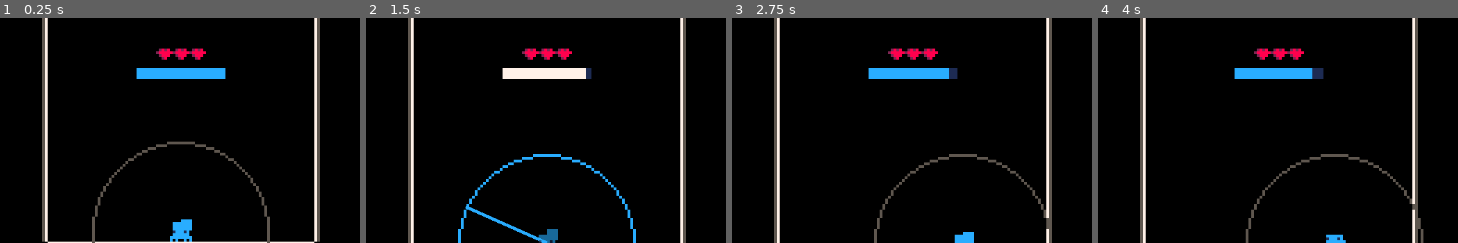
Above: before the commit, frames 1-4 (left to right).
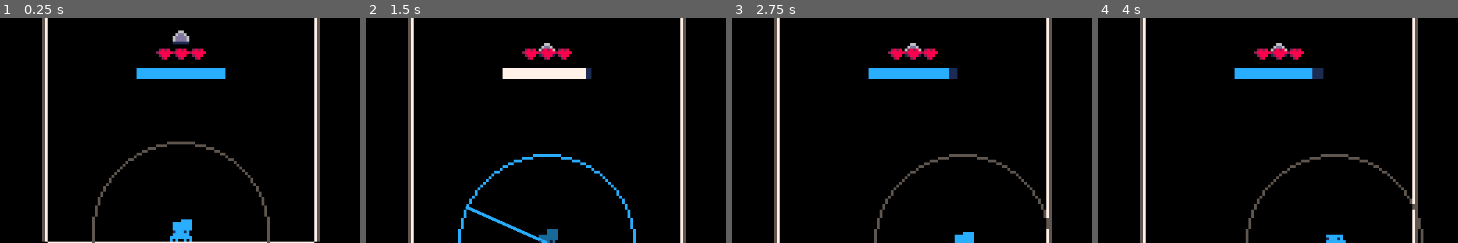
Above: after the commit, the same moments.

Repository: Flamenccio/spider-jump
Game: Godot game, scene res://scenes/game.tscn
The game is run twice, just before and just after one commit, with the same random seed, the same clock (stepped at 60 frames per second) and the same inputs. The engine's default icon, where the game draws it, is replaced by a stand-in: a white triangle on a blue panel in a dark square.
Inputs (mouse positions are % of the whole screen's width and height, from its top left):
- Up to frame 1 (0.25 s): no input
- Up to frame 2 (1.5 s): tap Enter at 0.5 s; move the mouse to (75, 45) at 0.52 s; press the mouse at (75, 45) at 0.53 s; hold D (move_right) 0.53-1.25 s; release the mouse at (75, 45) at 1.25 s; drag from (28, 55) to (51, 8) at 1.27 s
- Up to frame 3 (2.75 s): move the mouse to (62, 28) at 2.02 s; hold D (move_right) from 2.03 s (still down); tap Delete at 2.1 s
- Up to frame 4 (4 s): release D (move_right) at 2.75 s; drag from (45, 70) to (57, 51) at 2.77 s; move the mouse to (84, 65) at 3.52 s; hold A (move_left) from 3.53 s (still down); tap V at 3.6 s
The pictures show only the part of the screen within x 26-75%, y 0-50%; the shares and areas given below are measured in that part.

The runs differ from the first frame. In frame 1, 0.3% of the frame differs, in the area x 47-53%, y 5-12%; in frame 2, 0.1%; in frame 3, 0.1%; in frame 4, 0.1%.

Commit message:
update heavy beetle powerup
increase duration
every hit while under heavy beetle powerup reduces duration
add visual effect when hit under heavy beetle poweurp

Diff:
--- /dev/null
+++ b/resources/flash_particles/heavy_beetle_deflect.tres
@@ -0,0 +1,58 @@
+[gd_resource type="Resource" script_class="SavedFlashParticle" load_steps=9 format=3 uid="uid://bw6u73j16boqw"]
+
+[ext_resource type="Texture2D" uid="uid://b6x7r1mgurbb7" path="res://sprites/heavy_beetle_deflect-Sheet.png" id="1_3ol6q"]
+[ext_resource type="Script" uid="uid://bgsqdi06rfc2h" path="res://scripts/particles/saved_flash_particle.gd" id="1_u6lqr"]
+
+[sub_resource type="AtlasTexture" id="AtlasTexture_g1hs0"]
+atlas = ExtResource("1_3ol6q")
+region = Rect2(0, 0, 32, 32)
+
+[sub_resource type="AtlasTexture" id="AtlasTexture_x5grp"]
+atlas = ExtResource("1_3ol6q")
+region = Rect2(32, 0, 32, 32)
+
+[sub_resource type="AtlasTexture" id="AtlasTexture_svtto"]
+atlas = ExtResource("1_3ol6q")
+region = Rect2(64, 0, 32, 32)
+
+[sub_resource type="AtlasTexture" id="AtlasTexture_pdfr4"]
+atlas = ExtResource("1_3ol6q")
+region = Rect2(96, 0, 32, 32)
+
+[sub_resource type="AtlasTexture" id="AtlasTexture_ujvv5"]
+atlas = ExtResource("1_3ol6q")
+region = Rect2(128, 0, 32, 32)
+
+[sub_resource type="SpriteFrames" id="SpriteFrames_42jln"]
+animations = [{
+"frames": [{
+"duration": 1.0,
+"texture": SubResource("AtlasTexture_g1hs0")
+}, {
+"duration": 1.0,
+"texture": SubResource("AtlasTexture_x5grp")
+}, {
+"duration": 1.0,
+"texture": SubResource("AtlasTexture_svtto")
+}, {
+"duration": 1.0,
+"texture": SubResource("AtlasTexture_pdfr4")
+}, {
+"duration": 1.0,
+"texture": SubResource("AtlasTexture_ujvv5")
+}],
+"loop": false,
+"name": &"default",
+"speed": 10.0
+}]
+
+[resource]
+script = ExtResource("1_u6lqr")
+particle_name = "heavy_beetle_deflect"
+frames = SubResource("SpriteFrames_42jln")
+offset = Vector2(0, 0)
+scale = Vector2(1, 1)
+z_index = 10
+expiration_type = 0
+expiration_loops = 0
+metadata/_custom_type_script = "uid://bgsqdi06rfc2h"
--- a/scenes/game.tscn
+++ b/scenes/game.tscn
@@ -28,7 +28,11 @@
 [ext_resource type="PackedScene" uid="uid://bbd2meqorrjoe" path="res://scenes/high_score_line.tscn" id="23_bt5mj"]
 [ext_resource type="Texture2D" uid="uid://bn75rko42o47k" path="res://sprites/blinkfly_reticle-Sheet.png" id="29_suyxu"]
 [ext_resource type="Script" uid="uid://c10ujhyqm6myp" path="res://scripts/player/blinkfly_reticle.gd" id="30_sgl2t"]
+[ext_resource type="PackedScene" uid="uid://c86i2lk66j4dv" path="res://scenes/level_objects/generic_item.tscn" id="30_v2yb1"]
+[ext_resource type="Resource" uid="uid://bu73qvqlgwfe7" path="res://resources/powerups/heavy_beetle.tres" id="31_js0lu"]
+[ext_resource type="Texture2D" uid="uid://bquahomw7iykq" path="res://sprites/powerups.png" id="32_gxtfn"]
 [ext_resource type="PackedScene" uid="uid://dl7mj4mqx0jp0" path="res://scenes/slip.tscn" id="32_js0lu"]
+[ext_resource type="Shape2D" uid="uid://xea35tgp3ulm" path="res://resources/default_item_hitbox.tres" id="33_twgab"]
 
 [sub_resource type="RectangleShape2D" id="RectangleShape2D_eow3j"]
 size = Vector2(256, 16)
@@ -80,6 +84,10 @@
 "speed": 12.0
 }]
 
+[sub_resource type="AtlasTexture" id="AtlasTexture_ih772"]
+atlas = ExtResource("32_gxtfn")
+region = Rect2(32, 0, 8, 8)
+
 [node name="Game" type="Node2D"]
 script = ExtResource("1_264po")
 _debug_initial_difficulty = 6
@@ -208,6 +216,18 @@
 script = ExtResource("30_sgl2t")
 
 [node name="Slip" parent="." instance=ExtResource("32_js0lu")]
+
+[node name="HeavyBeetle" parent="." instance=ExtResource("30_v2yb1")]
+position = Vector2(0, -81)
+_debug_item = ExtResource("31_js0lu")
+_item_id = "heavy_beetle"
+
+[node name="@Sprite2D@25357" type="Sprite2D" parent="HeavyBeetle"]
+z_index = 10
+texture = SubResource("AtlasTexture_ih772")
+
+[node name="@CollisionShape2D@25358" type="CollisionShape2D" parent="HeavyBeetle"]
+shape = ExtResource("33_twgab")
 
 [connection signal="levelled_up" from="." to="LevelSpawner" method="_on_level_up"]
 [connection signal="on_game_over" from="." to="UI/DeathScreen" method="show" flags=3]
--- a/scenes/player.tscn
+++ b/scenes/player.tscn
@@ -776,6 +776,7 @@
 [connection signal="powerup_started" from="Handlers/PowerupHandler" to="Handlers/GroundHandler" method="_on_powerup_started"]
 [connection signal="powerup_started" from="Handlers/PowerupHandler" to="Particles/ParticleEmitter" method="spawn_powerup_flash" unbinds=1]
 [connection signal="collected_powerup" from="Handlers/ItemHandler" to="Handlers/PowerupHandler" method="_handle_powerup"]
+[connection signal="heavy_beetle_damaged" from="Handlers/DangerHandler" to="Handlers/PowerupHandler" method="_on_player_hurt"]
 [connection signal="lose_powerup" from="Handlers/DangerHandler" to="Handlers/PowerupHandler" method="_end_powerups"]
 [connection signal="player_damaged" from="Handlers/DangerHandler" to="." method="_on_danger_entered"]
 [connection signal="player_damaged" from="Handlers/DangerHandler" to="Particles/ParticleEmitter" method="spawn_player_hit"]
--- a/scripts/danger_handler.gd
+++ b/scripts/danger_handler.gd
@@ -2,11 +2,13 @@
 
 signal player_damaged()
 signal lose_powerup()
+signal heavy_beetle_damaged()
 
 func _on_danger_entered(body: Node2D) -> void:
 
 	# Ignore if heavy beetle
 	if GameConstants.current_powerup == ItemIds.HEAVY_BEETLE_POWERUP:
+		heavy_beetle_damaged.emit()
 		return
 
 	# If the player has a powerup, lose the powerup
--- a/scripts/player/danger_detector.gd
+++ b/scripts/player/danger_detector.gd
@@ -1,8 +1,6 @@
 extends Area2D
 
 var _shapes: Array[CollisionShape2D]
-
-# TODO: player cannot get hurt again after getting hurt once
 
 func _ready() -> void:
 	var children = get_children()
--- a/scripts/powerup_handler.gd
+++ b/scripts/powerup_handler.gd
@@ -3,14 +3,27 @@
 signal powerup_started(powerup: String)
 signal powerup_ended()
 
-@export var _animator: SpriteTree
+const _POWERUP_FLASH_DURATION = 0.333
+const _HOVERFLY_DURATION = 10.0
+const _ANTIBUG_DURATION = 10.0
+const _SUPER_GRUB_DURATION = 20.0
+const _BUBBLEBEE_DURATION = 10.0
+const _HOPPERPOP_DURATION = 10.0
+const _HEAVY_BEETLE_DURATION = 30.0
+const _BLINKFLY_USES = 8
+
+# Every time the player contacts a dangerous item under the
+# heavy beetle powerup, deduct this amount of time from the
+# powerup duration.
+const _HEAVY_BEETLE_HURT_TIME_REDUCTION = 1.5
 
 var current_powerup: String = ''
 var _powerup_end_queue: Array[Callable]
 var _powerup_timer: ExtendableTimer = ExtendableTimer.new()
 var _powerup_flash_timer: Timer = Timer.new()
 
-const _POWERUP_FLASH_DURATION = 0.333
+@export var _animator: SpriteTree
+
 
 func _ready() -> void:
 	_powerup_timer.timeout.connect(_end_powerups)
@@ -23,6 +36,11 @@
 	add_child(_powerup_flash_timer)
 
 	PlayerEventBus.item_collected.connect(_on_item_collected)
+
+
+func _process(_delta: float) -> void:
+	if current_powerup != '':
+		PlayerEventBus.powerup_timer_updated.emit(_powerup_timer.time_left, _powerup_timer.wait_time)
 
 
 func _end_powerups() -> void:
@@ -52,48 +70,43 @@
 
 	match powerup:
 		ItemIds.HOVERFLY_POWERUP:
-			_defer_powerup_timer(10)
+			_defer_powerup_timer(_HOVERFLY_DURATION)
 			_animator.switch_and_play(ItemIds.HOVERFLY_POWERUP, 'hover')
 		ItemIds.ANTIBUG_POWERUP:
 			_powerup_end_queue.push_back(func():
 				GameConstants.current_gravity = GameConstants.DEFAULT_GRAVITY
 			)
-			_defer_powerup_timer(10)
+			_defer_powerup_timer(_ANTIBUG_DURATION)
 			GameConstants.current_gravity = -GameConstants.DEFAULT_GRAVITY
 			_animator.switch_sprite_branch(ItemIds.ANTIBUG_POWERUP)
 		ItemIds.SUPER_GRUB_POWERUP:
 			PlayerStatsInterface.change_stat.emit(PlayerStatsInterface.STATS_STAMINA, 1.0)
-			_defer_powerup_timer(20)
+			_defer_powerup_timer(_SUPER_GRUB_DURATION)
 			_animator.switch_sprite_branch(ItemIds.SUPER_GRUB_POWERUP)
 		ItemIds.BUBBLEBEE_POWERUP:
-			_defer_powerup_timer(10)
+			_defer_powerup_timer(_BUBBLEBEE_DURATION)
 			_animator.switch_sprite_branch(ItemIds.BUBBLEBEE_POWERUP)
 			GameConstants.current_gravity = GameConstants.DEFAULT_GRAVITY / 2.0
 			_powerup_end_queue.push_back(func():
 				GameConstants.current_gravity = GameConstants.DEFAULT_GRAVITY
 			)
 		ItemIds.HOPPERPOP_POWERUP:
-			_defer_powerup_timer(10)
+			_defer_powerup_timer(_HOPPERPOP_DURATION)
 			_animator.switch_sprite_branch(ItemIds.HOPPERPOP_POWERUP)
 		ItemIds.HEAVY_BEETLE_POWERUP:
-			_defer_powerup_timer(12)
+			_defer_powerup_timer(_HEAVY_BEETLE_DURATION)
 			_animator.switch_sprite_branch(ItemIds.HEAVY_BEETLE_POWERUP)
 			GameConstants.current_gravity = GameConstants.DEFAULT_GRAVITY * 1.5
 			_powerup_end_queue.push_back(func():
 				GameConstants.current_gravity = GameConstants.DEFAULT_GRAVITY
 			)
 		ItemIds.BLINKFLY_POWERUP:
-			_powerup_timer.wait_time = 8.0
-			_powerup_timer.time_left = 8.0
+			_powerup_timer.wait_time = _BLINKFLY_USES
+			_powerup_timer.time_left = _BLINKFLY_USES
 			_animator.switch_sprite_branch(ItemIds.BLINKFLY_POWERUP)
 		_:
 			printerr('powerup handler: unhandled powerup "{0}"'.format({'0': powerup}))
 			return
-
-
-func _process(delta: float) -> void:
-	if current_powerup != '':
-		PlayerEventBus.powerup_timer_updated.emit(_powerup_timer.time_left, _powerup_timer.wait_time)
 
 
 ## Start the powerup timer after the powerup flash ends
@@ -112,3 +125,9 @@
 	_powerup_timer.change_time_left(-1.0)
 	if _powerup_timer.time_left <= 0.0:
 		_end_powerups()
+
+
+func _on_player_hurt() -> void:
+	if current_powerup == ItemIds.HEAVY_BEETLE_POWERUP:
+		GlobalFlashParticleSpawner.spawn_particle("heavy_beetle_deflect", GameConstants.player.global_position, 0.0)
+		_powerup_timer.change_time_left(-_HEAVY_BEETLE_HURT_TIME_REDUCTION)
Not shown: 1 places in scenes/game.tscn that only renumber resources
Binary file added: sprites/heavy_beetle_deflect-Sheet.png
Not shown, added: sprites/heavy_beetle_deflect-Sheet.png.import
